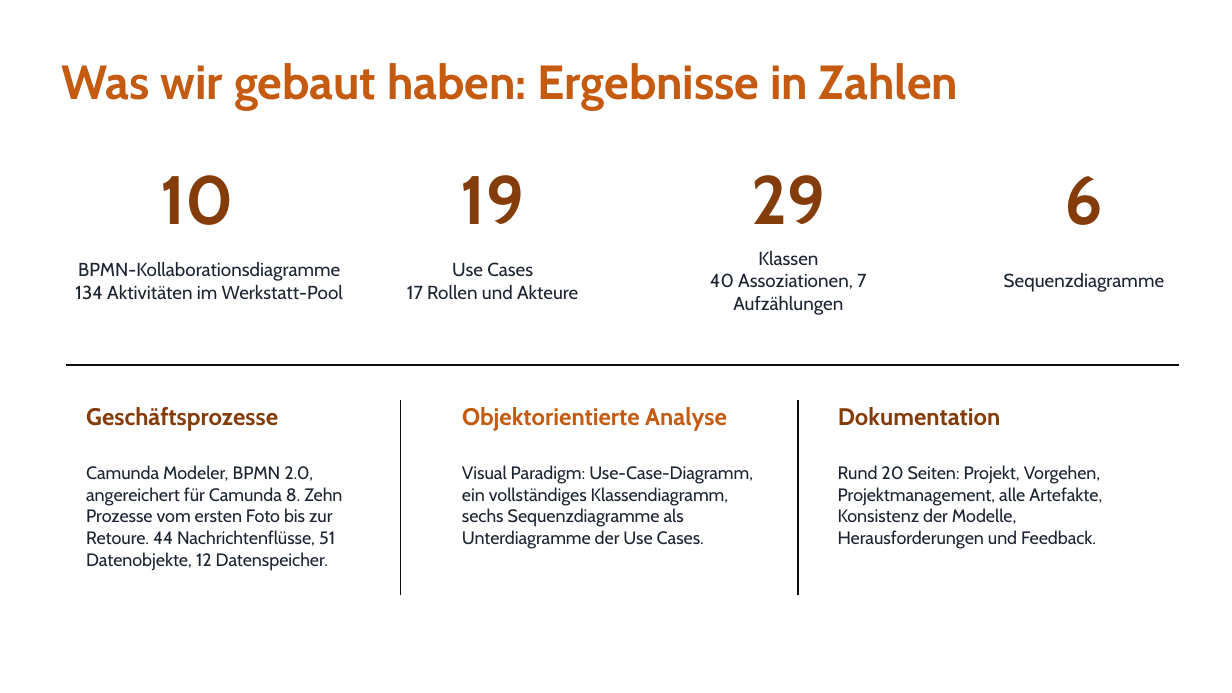
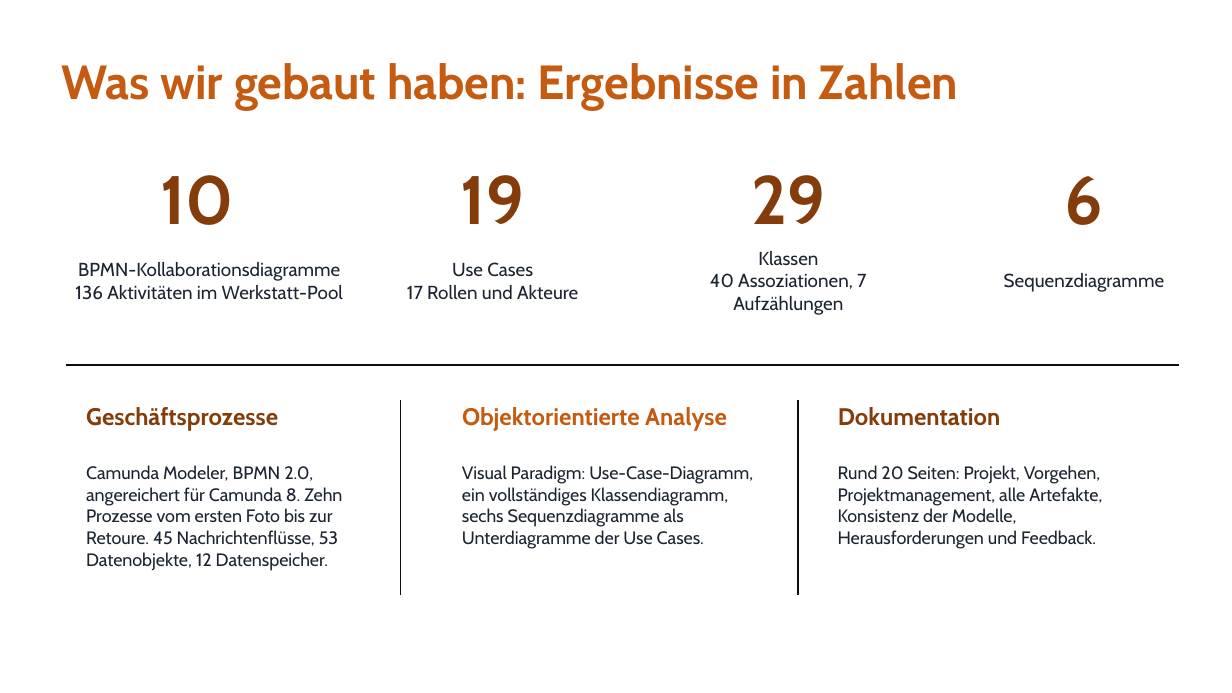
Before and after one commit to jakobschwan123-cmd/casestudy-semester-3, a slide deck: slide 10 of 4_praesentation/Abschlusspraesentation.pptx. Drawn at 1232x693 pixels with LibreOffice and Linux fonts; fonts in the diff are those of the drawing. Boxes give left, top, right and bottom in pixels: in the first picture for what was removed or moved away, otherwise in the second. Text is boxed around its words. In the diff, an @@ line names an element or a change of style, - is before the commit and + after.

Commit message:
fix: P01 von Adrian nach 1_bpmn uebernommen, Kennzahlen in Doku, Praesentation und Sprechtext nachgezogen (E-33)

```diff
--- a/4_praesentation/Abschlusspraesentation.pptx
+++ b/4_praesentation/Abschlusspraesentation.pptx
@@ text at (75,285,343,300): text changed @@
-134 Aktivitäten im Werkstatt-Pool
+136 Aktivitäten im Werkstatt-Pool
@@ text at (86,465,342,571): text changed @@
-Camunda Modeler, BPMN 2.0, angereichert für Camunda 8. Zehn Prozesse vom ersten Foto bis zur Retoure. 44 Nachrichtenflüsse, 51 Datenobjekte, 12 Datenspeicher.
+Camunda Modeler, BPMN 2.0, angereichert für Camunda 8. Zehn Prozesse vom ersten Foto bis zur Retoure. 45 Nachrichtenflüsse, 53 Datenobjekte, 12 Datenspeicher.
```
Also in this commit, not shown: 1 other slide changed, 9 other files.
